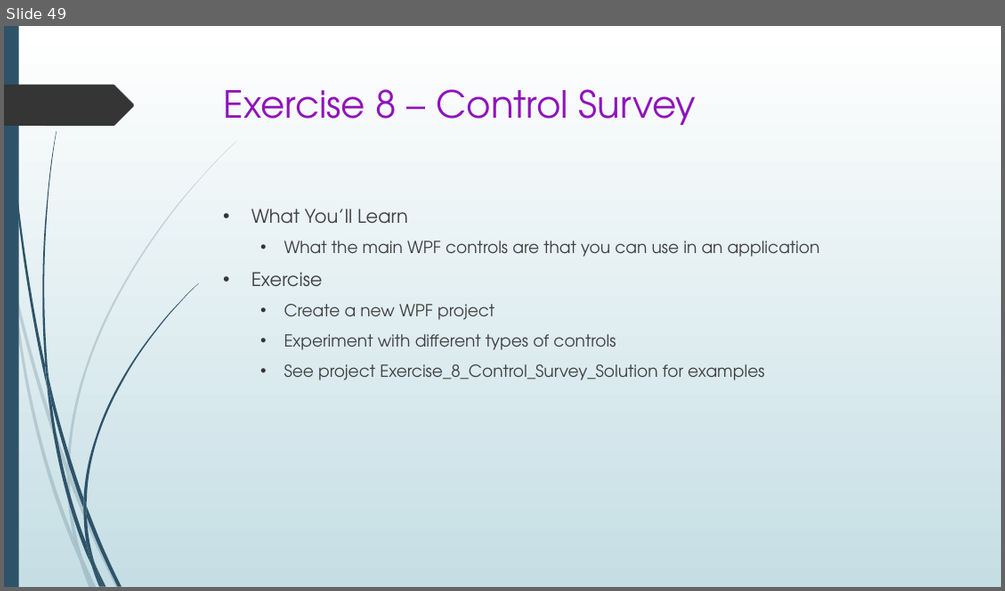
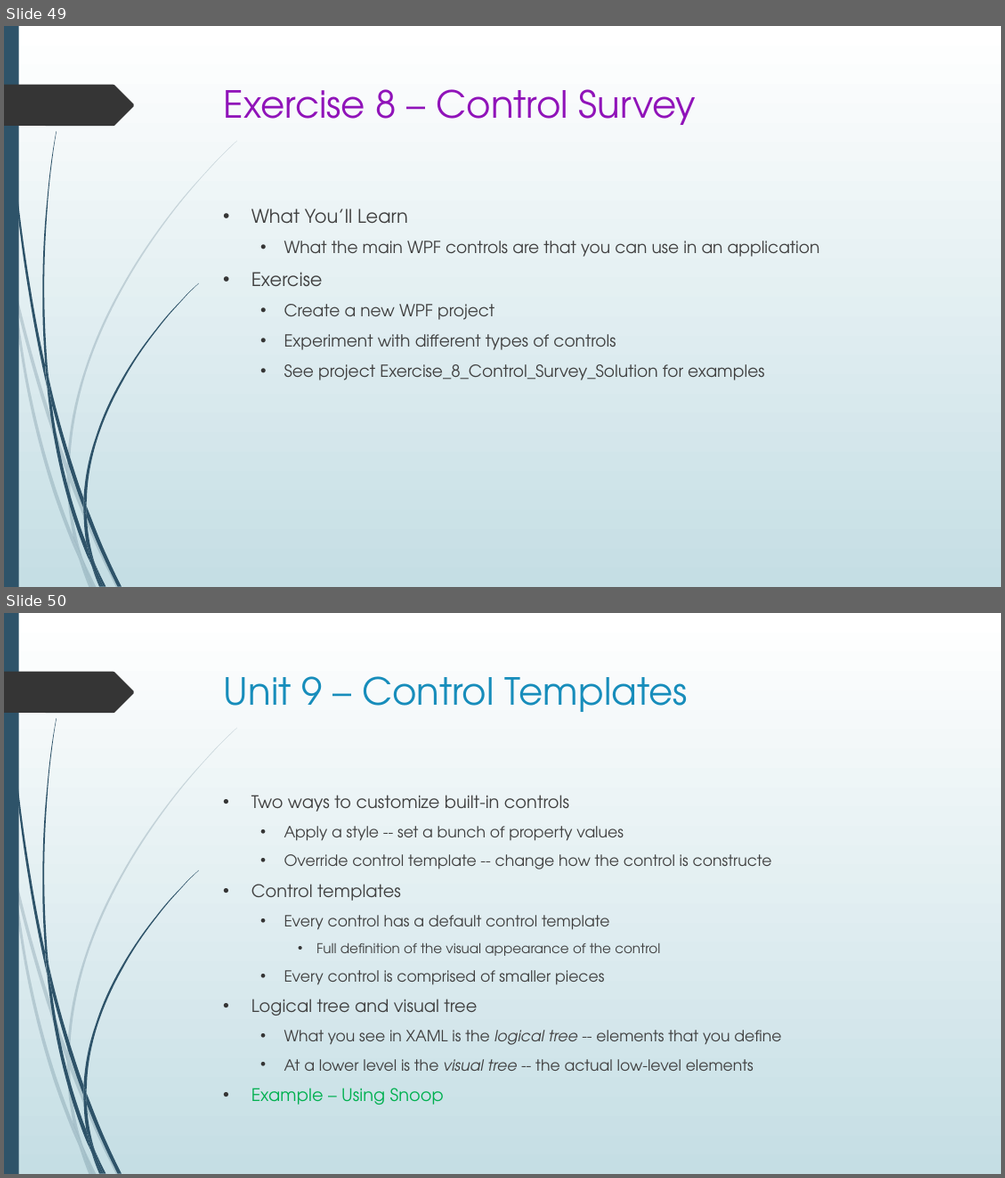
Before and after one commit to seanpsexton/wpf-workshop-solutions, a slide deck: WPF-Workshop-Sexton-Oct2023.pptx. Shown one above the other, each under a label of ours: slide 49 before the commit, slides 49 and 50 after it. The pictures are 1005x591 and 1005x1178 pixels, drawn with LibreOffice and Linux fonts; fonts in the diff are those of the drawing. Boxes give left, top, right and bottom in pixels: in the first picture for what was removed or moved away, otherwise in the second. Text is boxed around its words. In the diff, an @@ line names an element or a change of style, - is before the commit and + after.

```diff
--- a/WPF-Workshop-Sexton-Oct2023.pptx
+++ b/WPF-Workshop-Sexton-Oct2023.pptx
@@ slide 50 added at (4, 613, 1001, 1174), background gradient #FFFFFF to #C5DEE5; not listed: 24 template elements that a slide beside it also shows @@
@@ title added at (224, 676, 688, 712), 36 pt, text #178DBB @@
+Unit 9 – Control Templates
@@ text added at (251, 795, 781, 1104), 14.8 pt, text #404040 @@
+• Two ways to customize built-in controls
+  • Apply a style -- set a bunch of property values
+  • Override control template -- change how the control is constructe
+• Control templates
+  • Every control has a default control template
+    • Full definition of the visual appearance of the control
+  • Every control is comprised of smaller pieces
+• Logical tree and visual tree
+  • What you see in XAML is the logical tree -- elements that you define
+  • At a lower level is the visual tree -- the actual low-level elements
+• Example – Using Snoop
```
Also in this commit, not shown: 9 other slides added.
